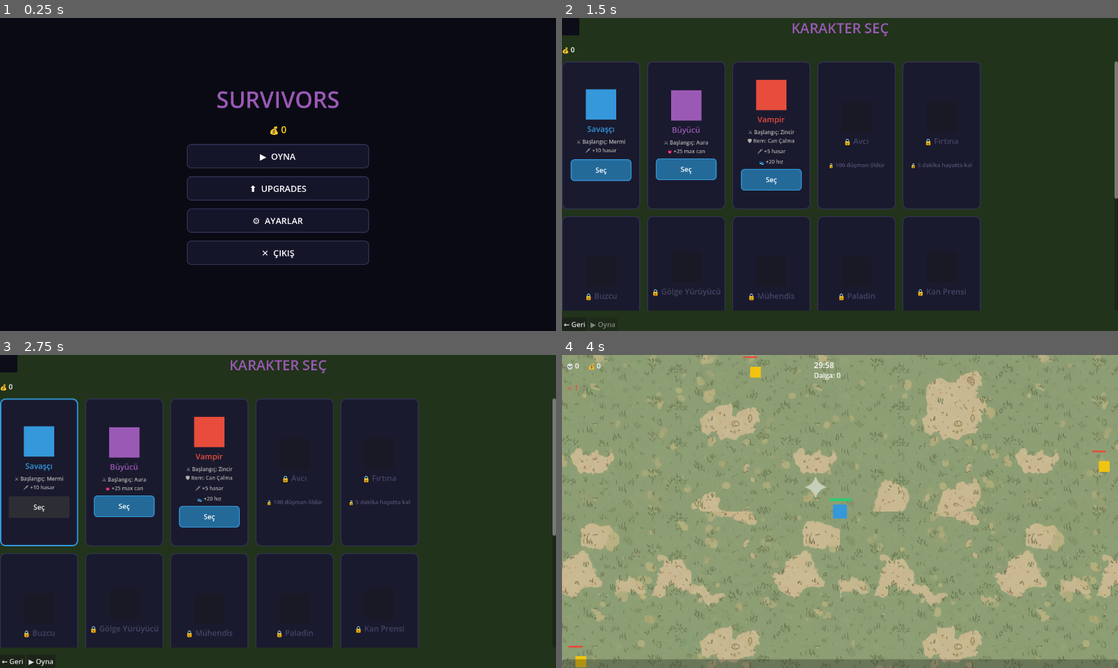
Above: before the commit, frames 1-4 (two rows, left to right).
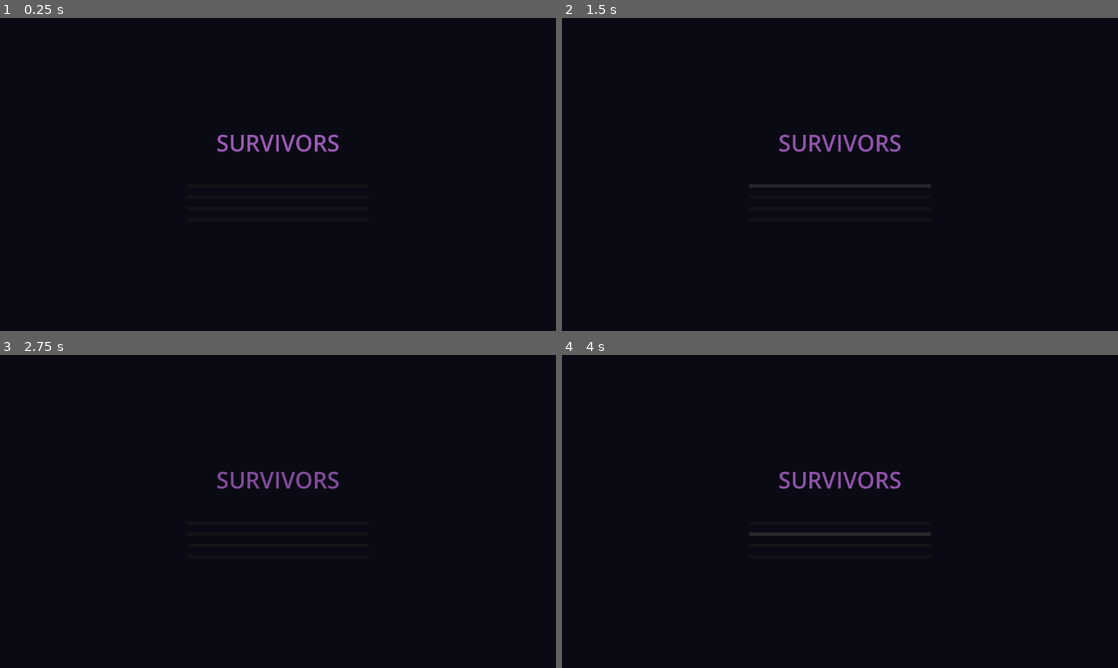
Above: after the commit, the same moments.

Repository: jegy911/survivors-clone
Game: Godot game, scene res://ui/main_menu.tscn
Two runs of this game, one before a commit and one after it. Both use one fixed random seed, a clock stepped at 60 frames per second and the inputs below.
Inputs (mouse positions are in pixels of both pictures, inside the frame that each line leads up to; where the layout moved, square brackets give the same spot in the first picture):
- Up to frame 1 (0.25 s): no input
- Up to frame 2 (1.5 s): click (840, 187) [840, 155] at 0.5 s; click (840, 187) at 1.27 s
- Up to frame 3 (2.75 s): click (38, 508) at 2 s, where only the run before the commit has a clickable "Seç"
- Up to frame 4 (4 s): click (600, 661) at 2.75 s, where only the run before the commit has a clickable "▶ Oyna"; click (840, 533) at 3.52 s

The runs differ from the first frame. In frame 1, 2.5% of the frame differs, in the area x 33-67%, y 23-79%; in frame 2, 95%; in frame 3, 95%; in frame 4, 100%, in the area x 0-100%, y 0-100%.
Error after the commit: Parse Error: Not all code paths return a value. (res://core/save_manager.gd:142)

Commit message:
Update save_manager.gd

Diff:
--- a/core/save_manager.gd
+++ b/core/save_manager.gd
@@ -145,7 +145,7 @@
 			return 3
 		"revival":
 			return 1
-		_:
+		"adrenaline", "momentum", "overheal":
 			return 5
 
 func get_upgrade_cost(key: String, current_rank: int) -> int:
